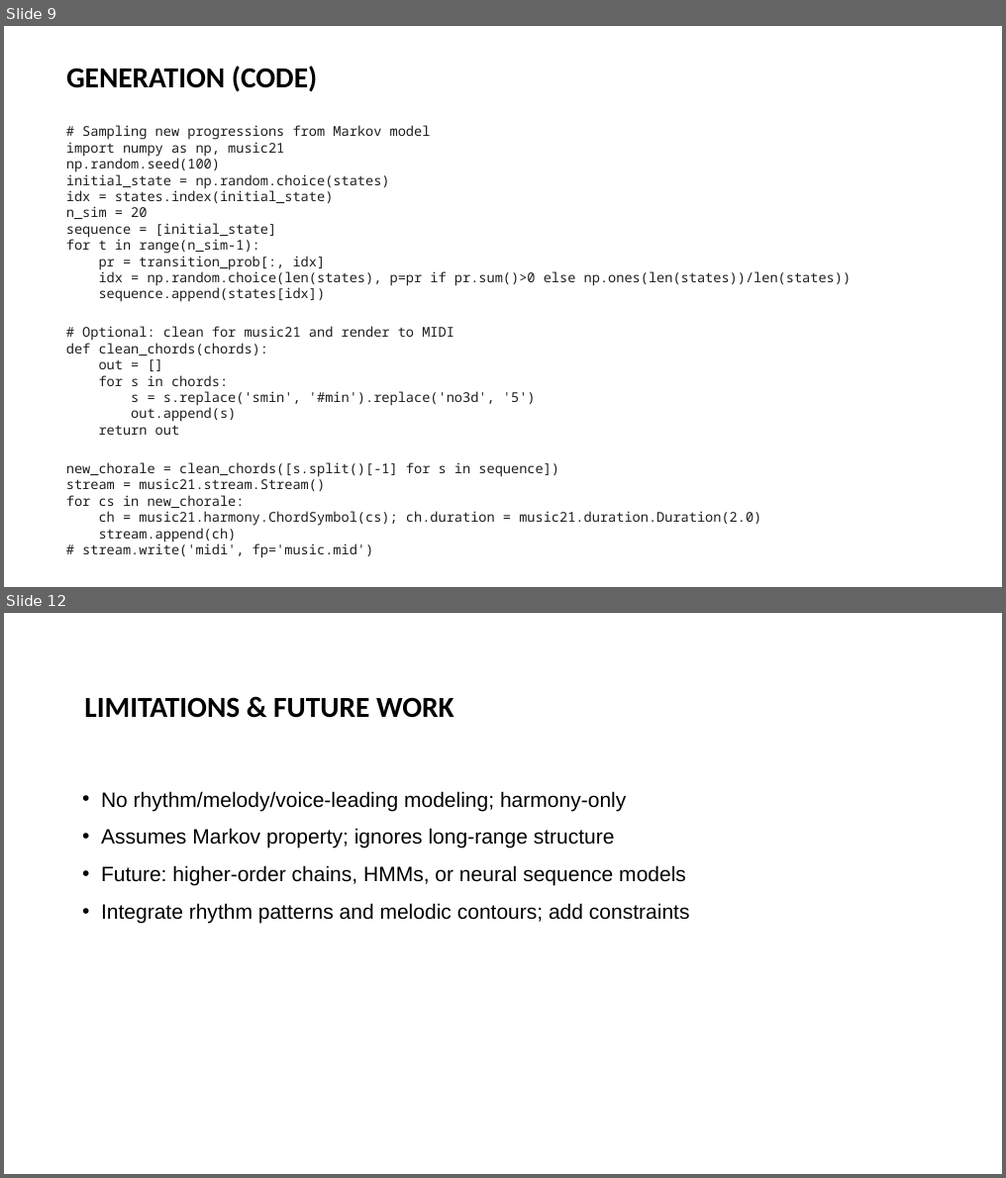
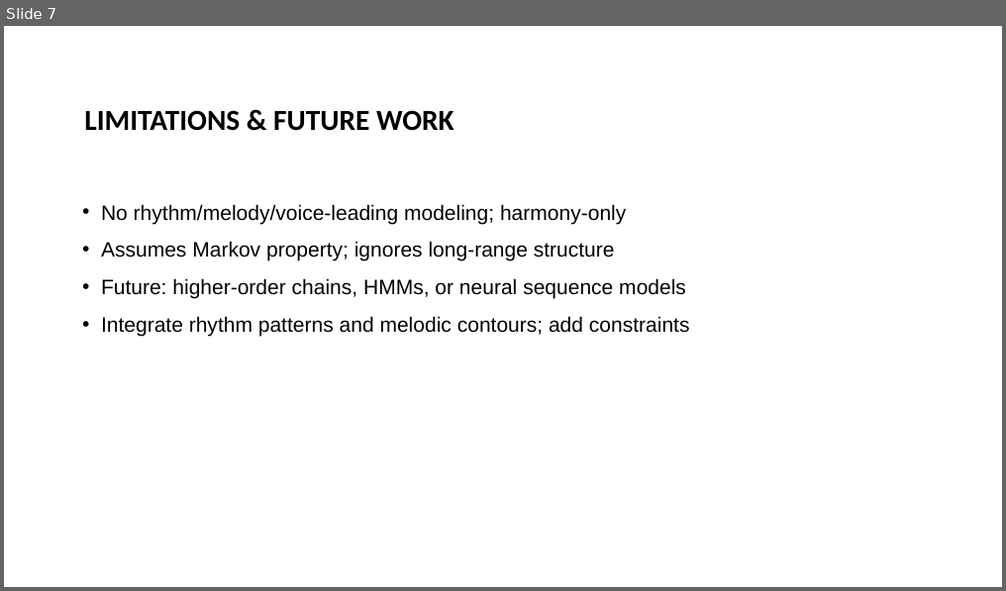
Before and after one commit to andersone17/MARKOV_MUSIC_GENERATOR, a slide deck: C2_Markov_Music_Generator_Presentation.pptx. Shown one above the other, each under a label of ours: slides 9 and 12 before the commit, slide 7 after it; the slides between them are not shown. The pictures are 1006x1178 and 1006x591 pixels, drawn with LibreOffice and Linux fonts; fonts in the diff are those of the drawing; background and template pictures are left out. Boxes give left, top, right and bottom in pixels: in the first picture for what was removed or moved away, otherwise in the second. Text is boxed around its words. In the diff, an @@ line names an element or a change of style, - is before the commit and + after.

```diff
--- a/C2_Markov_Music_Generator_Presentation.pptx
+++ b/C2_Markov_Music_Generator_Presentation.pptx
@@ slide 9 removed at box(4, 26, 1002, 587), background #FFFFFF @@
@@ title removed at box(66, 66, 317, 92) @@
-GENERATION (CODE)
@@ text removed at box(66, 125, 851, 559) @@
-# Sampling new progressions from Markov model
-import numpy as np, music21
-np.random.seed(100)
-initial_state = np.random.choice(states)
-idx = states.index(initial_state)
-n_sim = 20
-sequence = [initial_state]
-for t in range(n_sim-1):
-pr = transition_prob[:, idx]
-idx = np.random.choice(len(states), p=pr if pr.sum()>0 else np.ones(len(states))/len(states))
-sequence.append(states[idx])
-# Optional: clean for music21 and render to MIDI
-def clean_chords(chords):
-out = []
-for s in chords:
-s = s.replace('smin', '#min').replace('no3d', '5')
-out.append(s)
-return out
-new_chorale = clean_chords([s.split()[-1] for s in sequence])
-stream = music21.stream.Stream()
-for cs in new_chorale:
-ch = music21.harmony.ChordSymbol(cs); ch.duration = music21.duration.Duration(2.0)
-stream.append(ch)
-# stream.write('midi', fp='music.mid')
@@ what was slide 12 is now slide 7 @@
```
Also in this commit, not shown: 5 slides changed, 2 slides added, 6 other slides removed.
